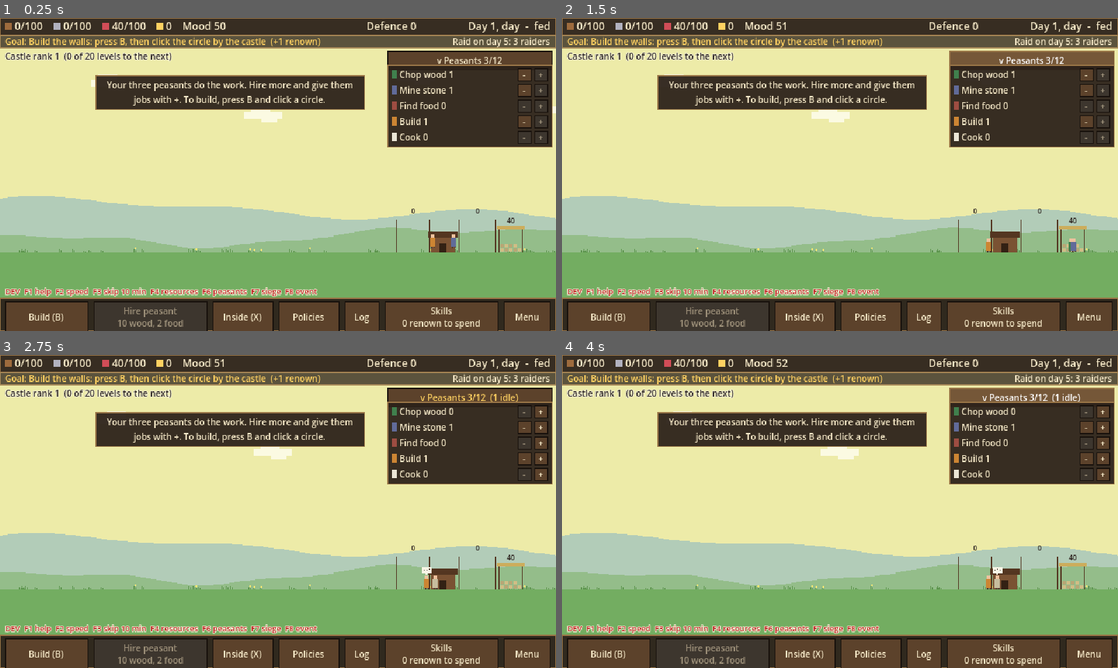
Above: before the commit, frames 1-4 (two rows, left to right).
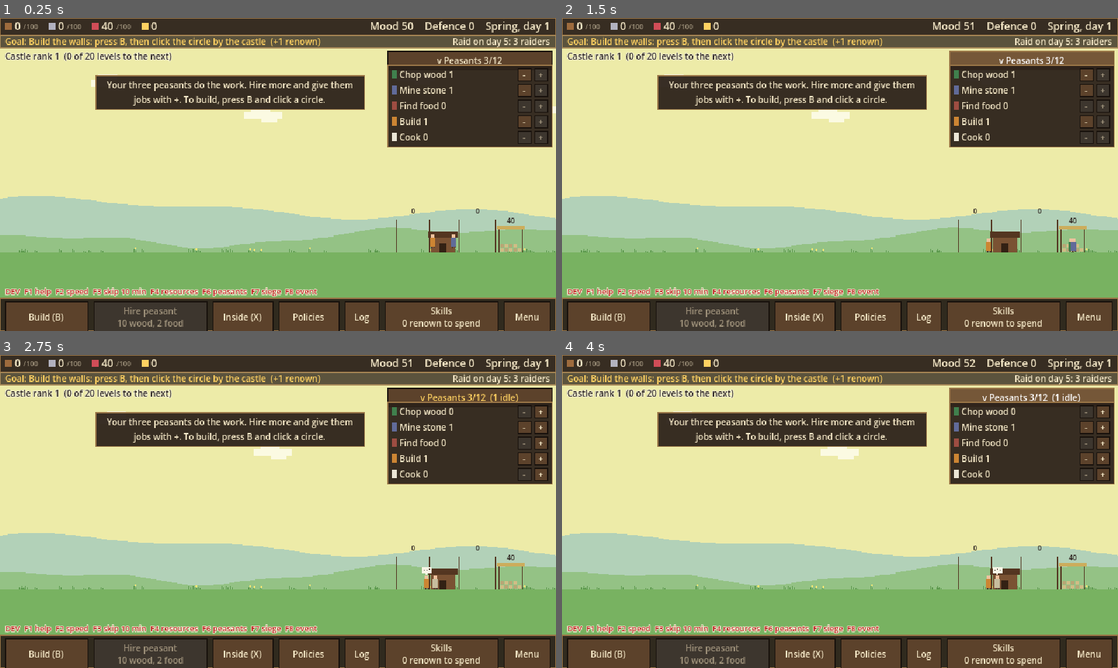
Above: after the commit, the same moments.

Repository: henrikmoepe-del/basebygger
Game: Godot game, scene res://scenes/main.tscn
The game is run twice, just before and just after one commit, with the same random seed, the same clock (stepped at 60 frames per second) and the same inputs.
Inputs:
- Up to frame 1 (0.25 s): no input
- Up to frame 2 (1.5 s): click "v Peasants 3/12" at 0.5 s; click "> Peasants 3/12" at 1.25 s
- Up to frame 3 (2.75 s): click "-" at 2 s
- Up to frame 4 (4 s): click "v Peasants 3/12 (1 idle)" at 2.75 s; click "> Peasants 3/12 (1 idle)" at 3.5 s

The runs differ from the first frame. In frame 1, 1.0% of the frame differs, in the area x 3-99%, y 1-5%; in frame 2, 1.0%; in frame 3, 1.0%; in frame 4, 1.0%.

Commit message:
Seasons: a year of four seasons with their own effects, events and scenery colours; tidier top bar
Co-Authored-By: Claude Opus 5.5 <noreply@anthropic.com>
Claude-Session: https://claude.ai/code/session_01Wsv7LZNopCGMDHk4p6tRWt

Diff:
--- a/scripts/backdrop.gd
+++ b/scripts/backdrop.gd
@@ -2,6 +2,8 @@
 ## Scenery behind the world: two rows of hills that slide more slowly than
 ## the foreground as the camera moves (which gives a feeling of depth), and
 ## tufts of grass and flowers along the ground line. Placeholder shapes.
+## The colours follow the season (see season_data.gd): flowers in spring and
+## summer, brown in autumn, snow on the hills in winter.
 
 const GROUND_Y := 270.0
 const COLUMN := 6.0
@@ -10,12 +12,24 @@
 ## How much of the camera's movement each row follows (1 = fixed to the sky).
 const FAR_FOLLOW := 0.75
 const NEAR_FOLLOW := 0.5
-const FAR_COLOR := Color(0.70, 0.80, 0.72)
-const NEAR_COLOR := Color(0.58, 0.74, 0.54)
-const TUFT_COLOR := Color(0.36, 0.58, 0.30)
+const SNOW := Color(0.96, 0.97, 1.0)
 const FLOWER_COLORS := [Color(0.95, 0.90, 0.45), Color(0.92, 0.55, 0.60), Color(0.96, 0.96, 0.96)]
 
 var _camera_x := INF
+var _season: Dictionary
+
+
+func _ready() -> void:
+	GameState.season_changed.connect(_on_season_changed)
+	_on_season_changed()
+
+
+func _on_season_changed() -> void:
+	_season = GameState.season()
+	var ground: ColorRect = get_parent().get_node_or_null("Ground")
+	if ground != null:
+		ground.color = _season.ground
+	queue_redraw()
 
 
 func _process(_delta: float) -> void:
@@ -27,8 +41,8 @@
 
 func _draw() -> void:
 	var camera_x := 0.0 if _camera_x == INF else _camera_x
-	_draw_hills(camera_x * FAR_FOLLOW, 70.0, 0.004, 1.7, FAR_COLOR)
-	_draw_hills(camera_x * NEAR_FOLLOW, 38.0, 0.007, 4.1, NEAR_COLOR)
+	_draw_hills(camera_x * FAR_FOLLOW, 70.0, 0.004, 1.7, _season.far)
+	_draw_hills(camera_x * NEAR_FOLLOW, 38.0, 0.007, 4.1, _season.near)
 	_draw_tufts()
 
 
@@ -40,6 +54,8 @@
 		var top := height * (0.55 + 0.25 * wave)
 		# Whole pixels, so the hills keep the chunky look.
 		draw_rect(Rect2(x + shift, GROUND_Y - floorf(top), COLUMN, floorf(top)), color)
+		if _season.get("snow", false):
+			draw_rect(Rect2(x + shift, GROUND_Y - floorf(top), COLUMN, 3), SNOW)
 		x += COLUMN
 
 
@@ -50,7 +66,9 @@
 	for i in 260:
 		var x := floorf(random.randf_range(WORLD_LEFT, WORLD_RIGHT))
 		var tall := random.randi_range(2, 4)
-		draw_rect(Rect2(x, GROUND_Y - tall, 1, tall), TUFT_COLOR)
-		draw_rect(Rect2(x + 2, GROUND_Y - tall + 1, 1, tall - 1), TUFT_COLOR)
-		if i % 6 == 0:
+		draw_rect(Rect2(x, GROUND_Y - tall, 1, tall), _season.tuft)
+		draw_rect(Rect2(x + 2, GROUND_Y - tall + 1, 1, tall - 1), _season.tuft)
+		if _season.get("snow", false) and i % 3 == 0:
+			draw_rect(Rect2(x - 2, GROUND_Y - 1, 6, 1), SNOW)
+		elif i % 6 == 0 and _season.get("flowers", false):
 			draw_rect(Rect2(x + 1, GROUND_Y - tall - 2, 2, 2), FLOWER_COLORS[i % FLOWER_COLORS.size()])
--- a/scripts/event_data.gd
+++ b/scripts/event_data.gd
@@ -20,7 +20,8 @@
 ##               GameState.effect_total (the same effects policies use);
 ##               "happiness" is points of happiness while it goes on
 ##   needs       optional: {"happy": true} only while the peasants are happy,
-##               {"unhappy": true} only while they are unhappy
+##               {"unhappy": true} only while they are unhappy,
+##               {"season": "winter"} only in that season (see season_data.gd)
 ##   site        where in the world it happens: a gathering site's node name
 ##   click       optional: clicking it in the world ends it early, for
 ##               "reward" (resources) and with "click_text"
@@ -72,4 +73,41 @@
 		"effects": {"work_speed": -0.5},
 		"needs": {"unhappy": true},
 	},
+	"flowers": {
+		"name": "Spring flowers",
+		"start_text": "The meadows are full of flowers, and everyone is in a good mood",
+		"end_text": "The flowers have faded",
+		"from_day": 2,
+		"weight": 1.0,
+		"lasts": 150.0,
+		"effects": {"happiness": 10.0},
+		"needs": {"season": "spring"},
+	},
+	"drought": {
+		"name": "Drought",
+		"start_text": "A drought! The wilds and the fields dry up, and less food grows",
+		"end_text": "Rain at last: the drought is over",
+		"weight": 1.0,
+		"lasts": 120.0,
+		"effects": {"food_site_rate": -0.5},
+		"needs": {"season": "summer"},
+	},
+	"harvest": {
+		"name": "Rich harvest",
+		"start_text": "A rich harvest! Food grows twice as fast for a while",
+		"end_text": "The harvest is in",
+		"weight": 1.0,
+		"lasts": 120.0,
+		"effects": {"food_site_rate": 1.0},
+		"needs": {"season": "autumn"},
+	},
+	"cold_snap": {
+		"name": "Cold snap",
+		"start_text": "A bitter cold snap: everyone works slower and is unhappy until it passes",
+		"end_text": "The cold snap has passed",
+		"weight": 1.0,
+		"lasts": 120.0,
+		"effects": {"work_speed": -0.2, "happiness": -10.0},
+		"needs": {"season": "winter"},
+	},
 }
--- a/scripts/game_state.gd
+++ b/scripts/game_state.gd
@@ -29,6 +29,8 @@
 signal policies_changed
 ## Happiness moved by a whole point.
 signal mood_changed
+## A new season began.
+signal season_changed
 
 const CastleData = preload("res://scripts/castle_data.gd")
 const SkillData = preload("res://scripts/skill_data.gd")
@@ -37,6 +39,7 @@
 const QuestData = preload("res://scripts/quest_data.gd")
 const EventData = preload("res://scripts/event_data.gd")
 const PolicyData = preload("res://scripts/policy_data.gd")
+const SeasonData = preload("res://scripts/season_data.gd")
 
 const START_JOBS := {"wood": 1, "stone": 1, "hunter": 0, "build": 1, "cook": 0, "soldier": 0, "iron": 0, "sawyer": 0, "forester": 0}
 const NO_JOBS := {"wood": 0, "stone": 0, "hunter": 0, "build": 0, "cook": 0, "soldier": 0, "iron": 0, "sawyer": 0, "forester": 0}
@@ -277,8 +280,7 @@
 		day_time = DAY_LENGTH
 	if day_time >= DAY_LENGTH:
 		day_time -= DAY_LENGTH
-		day += 1
-		_eat()
+		_new_day()
 	if is_night() != _was_night:
 		_was_night = is_night()
 		daytime_changed.emit()
@@ -382,6 +384,31 @@
 	no_nights = on
 	daytime_changed.emit()
 	save_game()
+
+
+## Dawn: a new day begins, everyone eats, and sometimes a new season starts.
+func _new_day() -> void:
+	var season_before := season_index()
+	day += 1
+	_eat()
+	if season_index() != season_before:
+		announced.emit("%s has come: %s" % [season().name, season().text.to_lower()])
+		season_changed.emit()
+
+
+## Which season it is, 0 (spring) to 3 (winter).
+func season_index() -> int:
+	return ((day - 1) / SeasonData.DAYS_PER_SEASON) % SeasonData.SEASONS.size()
+
+
+## The season now (see SeasonData).
+func season() -> Dictionary:
+	return SeasonData.SEASONS[season_index()]
+
+
+## How many days are left of this season, today included.
+func season_days_left() -> int:
+	return SeasonData.DAYS_PER_SEASON - (day - 1) % SeasonData.DAYS_PER_SEASON
 
 
 func is_night() -> bool:
@@ -597,6 +624,8 @@
 		return false
 	if needs.get("unhappy", false) and happiness >= MOOD_UNHAPPY:
 		return false
+	if needs.has("season") and needs.season != season().id:
+		return false
 	return day >= info.get("from_day", 1)
 
 
@@ -661,6 +690,7 @@
 		total += EventData.EVENTS[id].effects.get(effect, 0.0)
 	for id: String in policies:
 		total += PolicyData.POLICIES[id].effects.get(effect, 0.0)
+	total += season().effects.get(effect, 0.0)
 	return total
 
 
@@ -732,6 +762,9 @@
 		var points: float = EventData.EVENTS[id].effects.get("happiness", 0.0)
 		if points != 0.0:
 			parts.append([EventData.EVENTS[id].name, points])
+	var season_points: float = season().effects.get("happiness", 0.0)
+	if season_points != 0.0:
+		parts.append([season().name, season_points])
 	return parts
 
 
@@ -1310,8 +1343,7 @@
 	var days_passed := int(total / DAY_LENGTH)
 	day_time = fmod(total, DAY_LENGTH)
 	for i in days_passed:
-		day += 1
-		_eat()
+		_new_day()
 	if job_part != "":
 		_finish_job()
 	resources_changed.emit()
--- a/scripts/hud.gd
+++ b/scripts/hud.gd
@@ -56,6 +56,8 @@
 ## Resource id -> the Label on its chip in the top bar.
 var _chips := {}
 var _mood_label := Label.new()
+## Resource id -> the small Label with how much its store holds.
+var _caps := {}
 ## Job id -> {"row", "label", "minus", "plus", "train"}.
 var _job_rows := {}
 var _toast_tween: Tween
@@ -94,7 +96,7 @@
 		GameState.resources_changed, GameState.castle_changed, GameState.job_progress_changed,
 		GameState.peasants_changed, GameState.trees_changed, GameState.skills_changed,
 		GameState.daytime_changed, GameState.raid_started, GameState.raid_progress,
-		GameState.policies_changed, GameState.mood_changed,
+		GameState.policies_changed, GameState.mood_changed, GameState.season_changed,
 	]:
 		changed.connect(_refresh)
 	_preview.position = Vector2(8, 8)
@@ -168,12 +170,22 @@
 		label.mouse_filter = Control.MOUSE_FILTER_IGNORE
 		chip.add_child(swatch)
 		chip.add_child(label)
+		if type in GameState.resources:
+			# How much the store holds, small and dim beside the amount.
+			var cap := Label.new()
+			cap.add_theme_font_size_override("font_size", 8)
+			cap.add_theme_color_override("font_color", UiTheme.PARCHMENT_DIM)
+			cap.mouse_filter = Control.MOUSE_FILTER_IGNORE
+			chip.add_child(cap)
+			_caps[type] = cap
 		resource_bar.add_child(chip)
 		_chips[type] = label
-	# How happy the peasants are; the tooltip says why.
+	# How happy the peasants are; the tooltip says why. It stands with the
+	# defence and the day on the right (see _place_right_labels).
 	_mood_label.add_theme_font_size_override("font_size", 12)
 	_mood_label.mouse_filter = Control.MOUSE_FILTER_PASS
-	resource_bar.add_child(_mood_label)
+	_mood_label.vertical_alignment = VERTICAL_ALIGNMENT_CENTER
+	defence_label.get_parent().add_child(_mood_label)
 
 
 ## One row per job in JobData.JOBS: a square in the job's tunic colour, its
@@ -466,7 +478,8 @@
 				# Iron only matters once there is a mine, planks once there is a sawmill.
 				chip.visible = (type != "iron" or GameState.part_levels.mine > 0) and (type != "planks" or GameState.part_levels.sawmill > 0)
 				var full: bool = GameState.store_full(type)
-				label.text = "%d/%d" % [GameState.resources[type], GameState.store_capacity()]
+				label.text = str(GameState.resources[type])
+				_caps[type].text = "/%d" % GameState.store_capacity()
 				label.add_theme_color_override("font_color", UiTheme.BAD if full else UiTheme.PARCHMENT)
 				chip.tooltip_text = "%s: +%.1f a second (averaged over a day)\nThe store holds %d%s. A bigger stockhouse holds more." % [
 					type.capitalize(), GameState.income_rate[type], GameState.store_capacity(), ": FULL, the rest is lost" if full else ""]
@@ -488,12 +501,15 @@
 	_mood_label.tooltip_text = "\n".join(why)
 
 	defence_label.text = "Defence %d" % GameState.total_defence()
-	day_label.text = "Day %d, %s  -  %s" % [
-		GameState.day, "night" if GameState.is_night() else "day",
-		"fed" if GameState.fed else "HUNGRY"]
+	day_label.text = "%s, day %d%s%s" % [
+		GameState.season().name, GameState.day, ", night" if GameState.is_night() else "",
+		"" if GameState.fed else "  HUNGRY"]
 	day_label.add_theme_color_override("font_color", UiTheme.PARCHMENT if GameState.fed else UiTheme.BAD)
-	day_label.tooltip_text = "Peasants eat %d food at dawn. Without enough they work at %d%% for the day, and are unhappy." % [
-		GameState.food_needed(), roundi(GameState.HUNGRY_WORK_MULT * 100)]
+	day_label.tooltip_text = "%s (%d more day%s): %s.\nPeasants eat %d food at dawn. Without enough they work at %d%% for the day, and are unhappy." % [
+		GameState.season().name, GameState.season_days_left(), "" if GameState.season_days_left() == 1 else "s",
+		GameState.season().text.to_lower(), GameState.food_needed(), roundi(GameState.HUNGRY_WORK_MULT * 100)]
+
+	_place_right_labels()
 
 	var quest := GameState.current_quest()
 	goal_label.text = "Goal: %s  (+%d renown)" % [quest.text, quest.renown] if not quest.is_empty() else "All goals reached"
@@ -505,6 +521,17 @@
 	raid_label.add_theme_color_override("font_color", UiTheme.BAD if GameState.raid_incoming else UiTheme.PARCHMENT)
 	rank_label.text = "Castle rank %d  (%d of %d levels to the next)" % [
 		GameState.castle_rank(), GameState.total_levels(), GameState.levels_for_next_rank()]
+
+
+## The day, the defence and the mood stand at the right of the top bar,
+## each as wide as its text, so they never run into each other.
+func _place_right_labels() -> void:
+	var right := 634.0
+	for label: Label in [day_label, defence_label, _mood_label]:
+		var width := label.get_minimum_size().x
+		label.size = Vector2(width, 18)
+		label.position = Vector2(right - width, 1)
+		right -= width + 12.0
 
 
 func _refresh_jobs() -> void:
--- /dev/null
+++ b/scripts/season_data.gd
@@ -0,0 +1,41 @@
+extends RefCounted
+## The seasons, in order through the year. Each lasts DAYS_PER_SEASON days.
+## A season has "effects" while it lasts, read with GameState.effect_total
+## like those of events and policies ("happiness" is points of happiness).
+## Events can be kept to a season with "needs": {"season": "winter"}.
+## The colours are for the scenery (backdrop.gd): the near and far hills,
+## the ground, the grass tufts; "flowers" says if flowers grow, "snow" if
+## snow lies on the hills.
+
+const DAYS_PER_SEASON := 3
+
+const SEASONS := [
+	{
+		"id": "spring", "name": "Spring",
+		"text": "Everyone is a little happier",
+		"effects": {"happiness": 5.0},
+		"near": Color(0.58, 0.76, 0.52), "far": Color(0.70, 0.82, 0.72),
+		"ground": Color(0.47, 0.70, 0.38), "tuft": Color(0.36, 0.60, 0.30), "flowers": true,
+	},
+	{
+		"id": "summer", "name": "Summer",
+		"text": "Food grows 30% faster at the wilds and farm",
+		"effects": {"food_site_rate": 0.3},
+		"near": Color(0.58, 0.74, 0.54), "far": Color(0.70, 0.80, 0.72),
+		"ground": Color(0.45, 0.68, 0.38), "tuft": Color(0.36, 0.58, 0.30), "flowers": true,
+	},
+	{
+		"id": "autumn", "name": "Autumn",
+		"text": "Harvest time: food grows 60% faster",
+		"effects": {"food_site_rate": 0.6},
+		"near": Color(0.72, 0.66, 0.42), "far": Color(0.78, 0.76, 0.62),
+		"ground": Color(0.56, 0.62, 0.34), "tuft": Color(0.62, 0.48, 0.24),
+	},
+	{
+		"id": "winter", "name": "Winter",
+		"text": "Little food grows, the cold slows work by 10%, and spirits are low",
+		"effects": {"food_site_rate": -0.6, "work_speed": -0.1, "happiness": -5.0},
+		"near": Color(0.80, 0.84, 0.86), "far": Color(0.86, 0.88, 0.92),
+		"ground": Color(0.70, 0.74, 0.70), "tuft": Color(0.52, 0.56, 0.48), "snow": true,
+	},
+]
--- a/tests/screenshot.gd
+++ b/tests/screenshot.gd
@@ -32,6 +32,10 @@
 	"mood_tip": {"levels": {"walls": 2, "well": 2, "tavern": 2, "quarry": 1}, "part": "", "camera": [100, 0, 1.0], "shots": 1, "happiness": 80.0, "policies": ["rations"], "mouse": [252, 9]},
 	"stockhouse": {"levels": {"walls": 1, "stockhouse": 0}, "part": "stockhouse", "camera": [610, -40, 2.0], "shots": 4},
 	"stores_full": {"levels": {"walls": 1, "stockhouse": 3}, "part": "", "camera": [610, -40, 2.0], "shots": 1, "stock": {"wood": 583, "stone": 200, "food": 90, "planks": 0, "iron": 0}},
+	"spring": {"levels": {"walls": 2, "keep": 2, "houses": 3, "well": 1, "stockhouse": 2}, "stock": {"wood": 214, "stone": 187, "food": 96, "planks": 0, "iron": 0}, "part": "", "camera": [300, 0, 1.0], "shots": 1, "day": 1},
+	"summer": {"levels": {"walls": 2, "keep": 2, "houses": 3, "well": 1, "stockhouse": 2}, "stock": {"wood": 214, "stone": 187, "food": 96, "planks": 0, "iron": 0}, "part": "", "camera": [300, 0, 1.0], "shots": 1, "day": 4},
+	"autumn": {"levels": {"walls": 2, "keep": 2, "houses": 3, "well": 1, "stockhouse": 2}, "stock": {"wood": 214, "stone": 187, "food": 96, "planks": 0, "iron": 0}, "part": "", "camera": [300, 0, 1.0], "shots": 1, "day": 7},
+	"winter": {"levels": {"walls": 2, "keep": 2, "houses": 3, "well": 1, "stockhouse": 2}, "stock": {"wood": 214, "stone": 187, "food": 96, "planks": 0, "iron": 0}, "part": "", "camera": [300, 0, 1.0], "shots": 1, "day": 10},
 	"rooms_picker": {"levels": {"walls": 3, "keep": 2}, "part": "", "camera": [-205, 10, 1.5], "shots": 1, "picker": true},
 	"gate": {"levels": {"walls": 2}, "part": "gate", "camera": [30, -40, 2.0], "shots": 5},
 	"tavern": {"levels": {"walls": 1}, "part": "tavern", "camera": [1170, -45, 2.0], "shots": 5},
@@ -75,6 +79,7 @@
 	if not plan.levels.has("stockhouse"):
 		gs.part_levels.stockhouse = 15
 	gs.keep_picks = plan.get("picks", []).duplicate(true)
+	gs.day = plan.get("day", gs.day)
 	change_scene_to_file("res://scenes/main.tscn")
 	await process_frame
 	await process_frame
--- a/tests/test_events.gd
+++ b/tests/test_events.gd
@@ -25,7 +25,8 @@
 	print("day 1, an event that may start: '%s'" % gs.pick_event())
 	ok = ok and gs.pick_event() == ""
 	gs.day = 5
-	ok = ok and gs.pick_event() == "badger"
+	# Day 5 is in summer: the badger, or a drought.
+	ok = ok and gs.pick_event() in ["badger", "drought"]
 
 	var rate_before: float = gs.site_rate("food")
 	ok = ok and gs.start_event("badger") and not gs.start_event("badger")
--- a/tests/test_mood.gd
+++ b/tests/test_mood.gd
@@ -56,7 +56,7 @@
 	gs.happiness = 10.0
 	print("unhappy: work x%.2f, merry allowed %s, strike allowed %s" % [gs.work_mult(), gs.event_allowed("merry"), gs.event_allowed("strike")])
 	ok = ok and gs.morale_bonus() < 0.0 and not gs.event_allowed("merry") and gs.event_allowed("strike")
-	ok = ok and gs.pick_event() in ["strike", "badger"]
+	ok = ok and gs.pick_event() in ["strike", "badger", "drought"]
 
 	gs.save_game()
 	gs.happiness = 50.0
--- /dev/null
+++ b/tests/test_seasons.gd
@@ -0,0 +1,53 @@
+extends SceneTree
+## Walks through a year: checks the season of each day, that a new season is
+## announced, that seasons change what grows, and that season events only
+## come in their season.
+## Run with:
+##   godot --headless --path . -s tests/test_seasons.gd -- --save=user://test_save.json
+
+const SeasonData = preload("res://scripts/season_data.gd")
+
+var gs: Node
+
+
+func _initialize() -> void:
+	gs = root.get_node("GameState")
+	_run()
+
+
+func _run() -> void:
+	change_scene_to_file("res://scenes/main.tscn")
+	await process_frame
+	await process_frame
+	var ok := true
+	gs.events.clear()
+	gs.policies.clear()
+	var days := SeasonData.DAYS_PER_SEASON
+	var seen := []
+	for day in [1, days, days + 1, 2 * days + 1, 3 * days + 1, 4 * days + 1]:
+		gs.day = day
+		seen.append("%d:%s" % [day, gs.season().id])
+	print("seasons by day: %s" % [seen])
+	ok = ok and seen == ["1:spring", "%d:spring" % days, "%d:summer" % (days + 1), "%d:autumn" % (2 * days + 1),
+		"%d:winter" % (3 * days + 1), "%d:spring" % (4 * days + 1)]
+
+	gs.day = 2 * days + 1
+	var autumn_food: float = gs.site_rate("food")
+	gs.day = 3 * days + 1
+	print("food grows %.2f a second in autumn, %.2f in winter; harvest allowed in winter: %s, cold snap: %s" % [
+		autumn_food, gs.site_rate("food"), gs.event_allowed("harvest"), gs.event_allowed("cold_snap")])
+	ok = ok and autumn_food > gs.site_rate("food") and not gs.event_allowed("harvest") and gs.event_allowed("cold_snap")
+
+	# The last day of winter turns into spring, and it is announced.
+	gs.day = 4 * days
+	gs.day_time = gs.DAY_LENGTH - 0.01
+	var heard := []
+	gs.announced.connect(func(text: String) -> void: heard.append(text))
+	await process_frame
+	await process_frame
+	print("day %d, %s; heard %s" % [gs.day, gs.season().id, heard])
+	ok = ok and gs.season().id == "spring" and heard.any(func(text: String) -> bool: return text.begins_with("Spring has come"))
+
+	DirAccess.remove_absolute(ProjectSettings.globalize_path(gs.save_path))
+	print("ALL OK" if ok else "SOMETHING FAILED")
+	quit()
